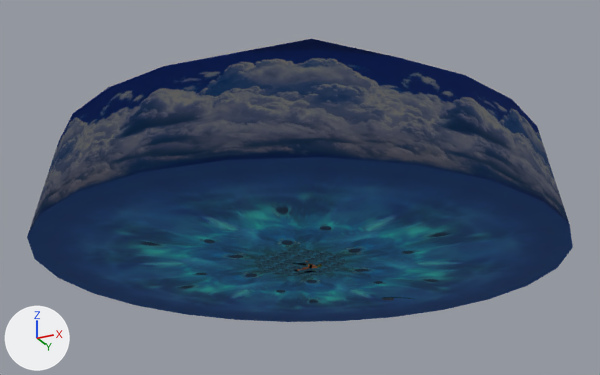
Two versions of the OBJ model NewSonicThing/res/Models/Levels/SeasideHill/LevelChunks/Chunk1.obj, one commit apart.
Before and after are seen from a 50 mm camera at (66390.0, -133285.0, -45967.0) aimed at (-2436.0, 4367.0, 15976.0). Arrows for +X, +Y and +Z are at lower left; the lights stay in place. Where no turn or scale is listed for an object, it has been applied to the vertices. Vertices at the same position are counted once.

In view in the first picture: 'Chunk1'.
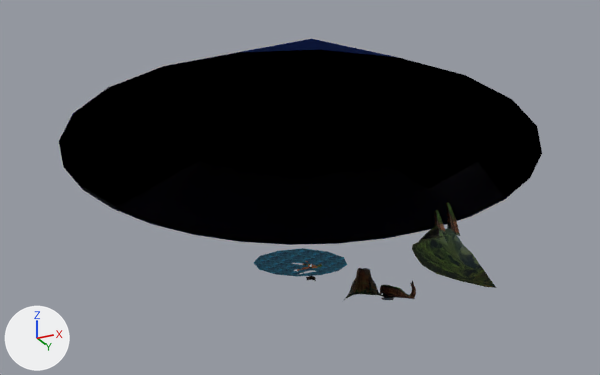
Pixel boxes (x1, y1, x2, y2) of what changed, in the pictures (600 x 375 px):
'Chunk1', reshaped (12% narrower, 8% shorter)
    before: (27, 39, 573, 322)
    after: (59, 39, 542, 300)
part 1 of me_chunk1, cut back (blue)
    before: (27, 49, 573, 322)

The change, as a list of edits to the scene's bpy script:
```text
Change me_chunk1:
    used by ob_chunk1; location = (0.0, 0.0, 0.0)
    remove me_chunk1.from_pydata(...)  # 4622 vertices, 6986 faces; spans x -52000.0..48000.0, y -46300.0..53700.0, z -255.0..36138.0
    add me_chunk1.from_pydata(...)  # 4492 vertices, 6744 faces; spans x -48647.0..44647.0, y -42947.0..50347.0, z -255.0..36138.0
    me_chunk1 part 1
    130 vertices are removed from x -52000.0..48000.0, y -46300.0..53700.0, z 0.0
    247 faces are deleted
    5 new faces join them, mat_pk1_yas2_png (picture img_pk1_yas2_png)
    remove me_chunk1.materials.append(mat_k1_umi03_png)  # picture img_k1_umi03_png
```
